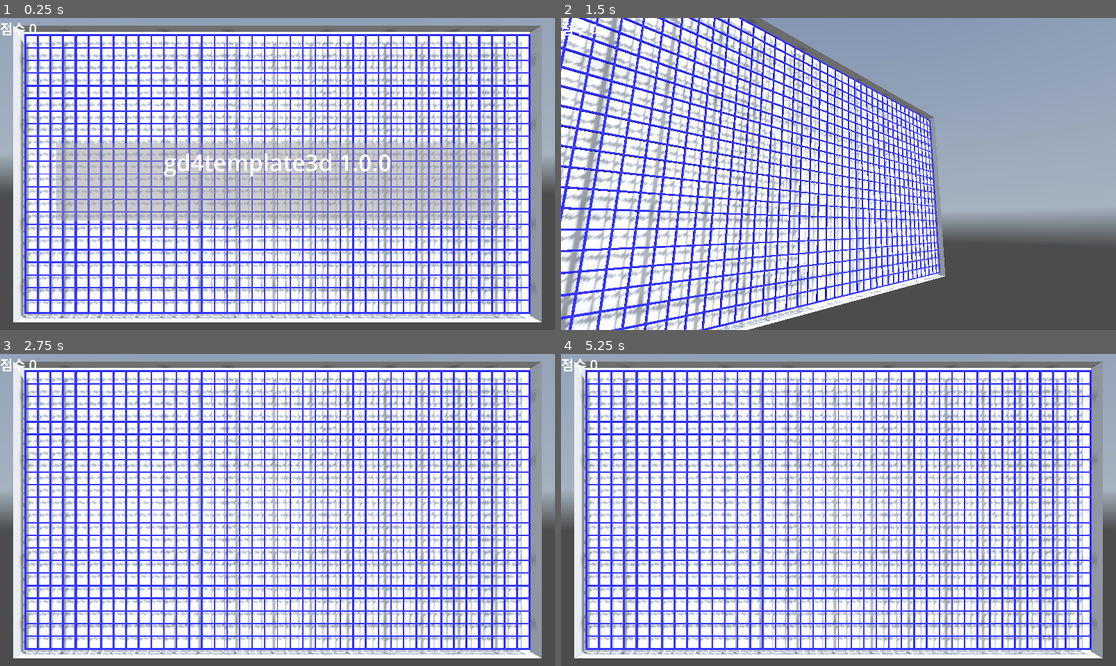
Above: before the commit, frames 1-4 (two rows, left to right).
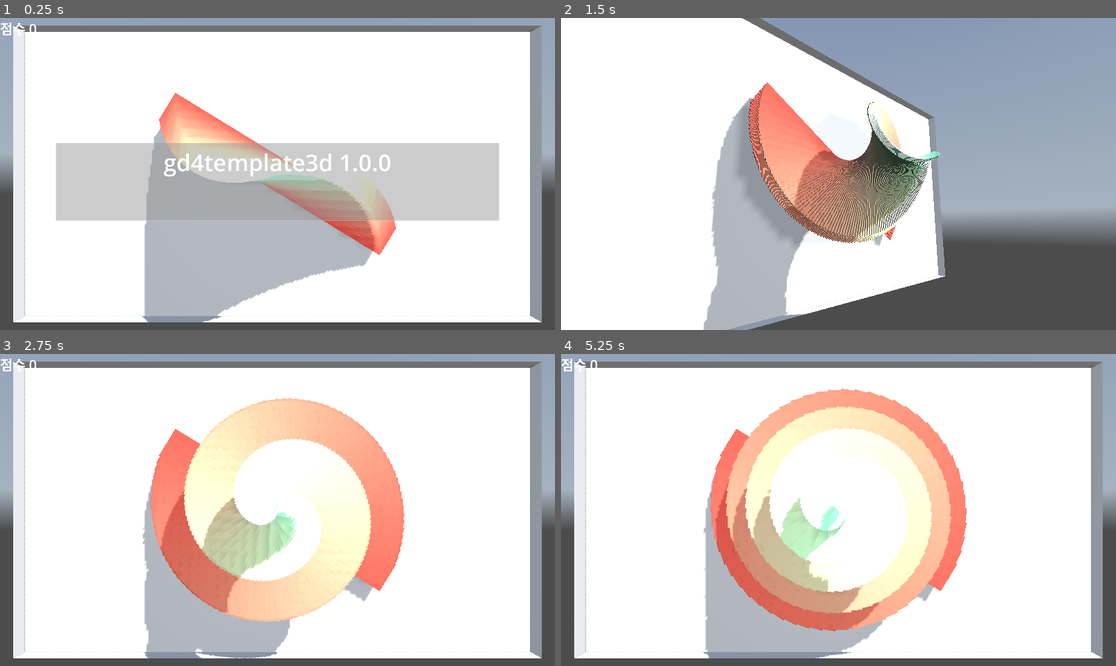
Above: after the commit, the same moments.

Repository: kasworld/gd4template3d
Game: Godot game, scene res://main.tscn
Same seed, same stepped clock (60 frames per second), same inputs: the game is played once before the commit and once after it. A sky picture missing from this copy of the repository is replaced by a grey-blue gradient.
Inputs (mouse positions are in pixels of both pictures, inside the frame that each line leads up to):
- Up to frame 1 (0.25 s): no input
- Up to frame 2 (1.5 s): tap Enter at 0.5, 0.6, 1.35 s; move the mouse to (960, 158) at 0.52 s; click (960, 158) at 0.67 s; move the mouse to (727, 189) at 1.27 s; click (727, 189) at 1.42 s
- Up to frame 3 (2.75 s): move the mouse to (333, 441) at 2.02 s; tap Enter at 2.1 s; click (333, 441) at 2.17 s
- Up to frame 4 (5.25 s): move the mouse to (810, 572) at 2.77 s; tap Enter every 0.75 s from 2.85 to 5.1 s; click (810, 572) at 2.92 s; move the mouse to (1005, 556) at 3.52 s; click (1005, 556) at 3.67 s; move the mouse to (672, 463) at 4.27 s; click (672, 463) at 4.42 s; move the mouse to (866, 510) at 5.02 s; click (866, 510) at 5.17 s

The runs differ from the first frame. In frame 1, 49% of the frame differs, in the area x 3-96%, y 5-98%; in frame 2, 38%; in frame 3, 56%; in frame 4, 55%.

Commit message:
add bartree test

Diff:
--- a/main.gd
+++ b/main.gd
@@ -18,12 +18,33 @@
 	$TimedMessage.panel_hidden.connect(message_hidden)
 	$TimedMessage.show_message("",0)
 
-	wirenet_test()
+	#wirenet_test()
+	bartree_test()
 
 func wirenet_test() -> void:
 	var wn = preload("res://wire_net/wire_net.tscn").instantiate()
 	wn.init_with_color(Vector2(40,22), Vector2(41,23), 0.1, Color.BLUE)
 	add_child(wn)
+
+func bartree_test() -> void:
+	var bt = make_tree(0, 20, 10)
+	bt.rotate_x(PI/2)
+	bt.position = WorldSize/2
+	add_child(bt)
+
+func make_tree(i :int, wmax :float, hmax :float)->BarTree2:
+	var tree_width := wmax
+	var tree_height := hmax
+	var bar_width = tree_width * randf_range(0.5 , 2.0)/10
+	var bar_count := randf_range(5,200)
+	var bar_rotation := 0.1
+	var bar_rotation_begin := randf_range(0,2*PI)
+	var t :BarTree2= preload("res://bar_tree_2/bar_tree_2.tscn").instantiate().init_common_params(
+		tree_width, tree_height, bar_width, bar_count, bar_rotation, bar_rotation_begin, 0, true)
+	t.init_with_color(random_color(), random_color())
+	return t
+func random_color()->Color:
+	return Color(randf(),randf(),randf())
 
 func on_viewport_size_changed():
 	pass
